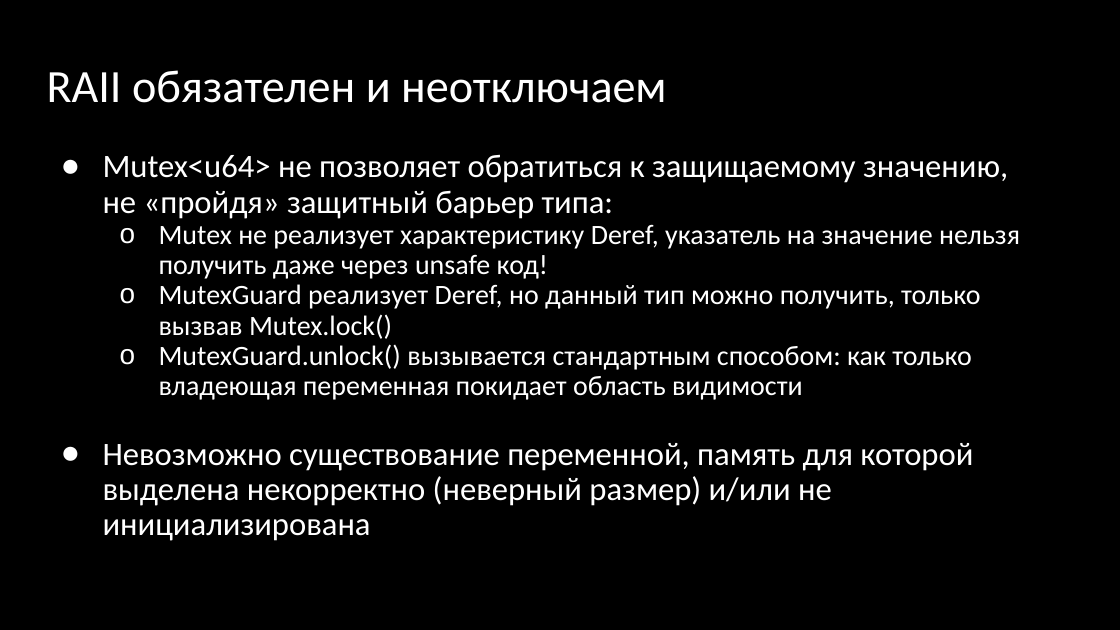
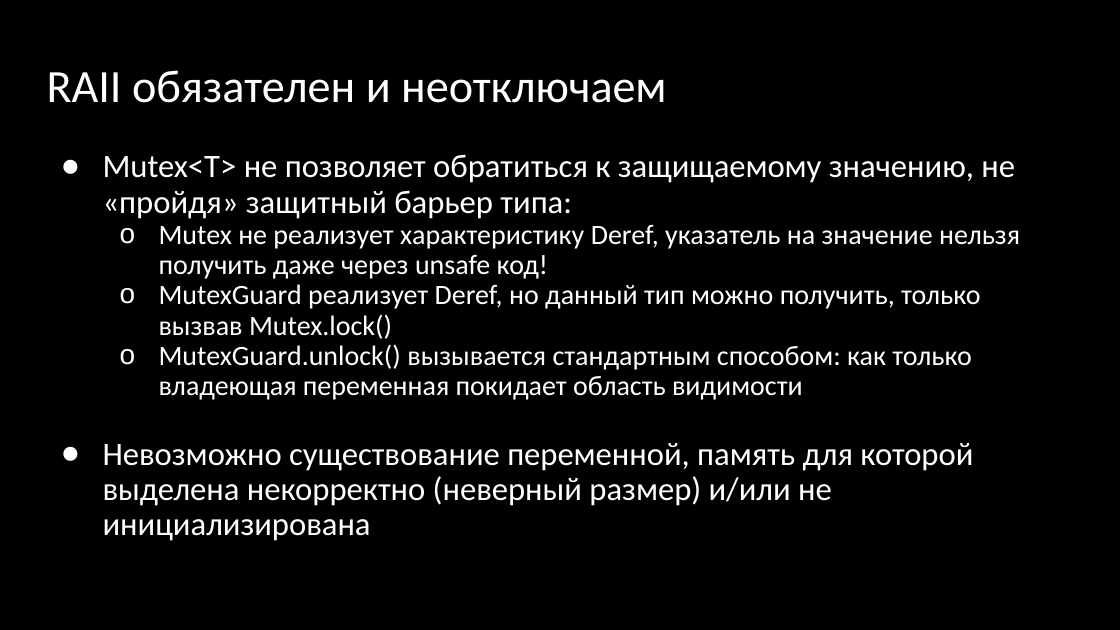
Before and after one commit to Gordon01/learn-rust, a slide deck: slide 102 of keynotes/Rust 2024.pptx (slide 105 before the commit). Drawn at 1120x630 pixels with LibreOffice and Linux fonts; fonts in the diff are those of the drawing. Boxes give left, top, right and bottom in pixels: in the first picture for what was removed or moved away, otherwise in the second. Text is boxed around its words. In the diff, an @@ line names an element or a change of style, - is before the commit and + after.

```diff
--- a/keynotes/Rust 2024.pptx
+++ b/keynotes/Rust 2024.pptx
@@ text at (103,154,1015,219): text changed @@
-● Mutex<u64> не позволяет обратиться к защищаемому значению, не «пройдя» защитный барьер типа:
+● Mutex<T> не позволяет обратиться к защищаемому значению, не «пройдя» защитный барьер типа:
```
Also in this commit, not shown: 15 slides added, 8 other files.
